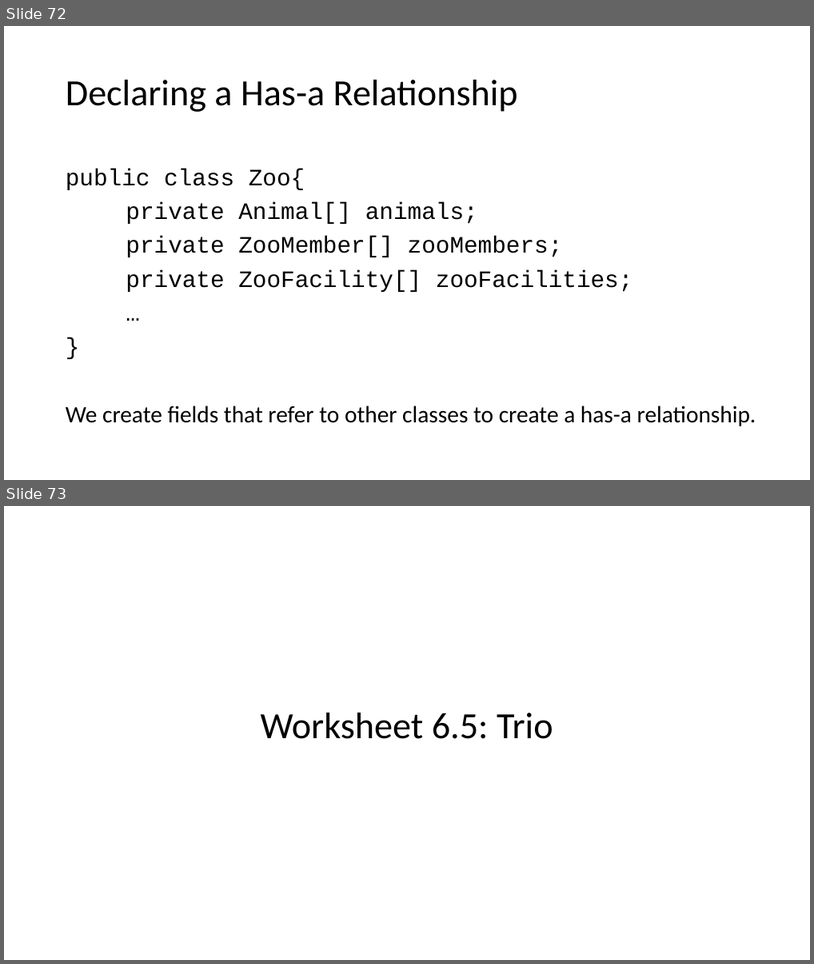
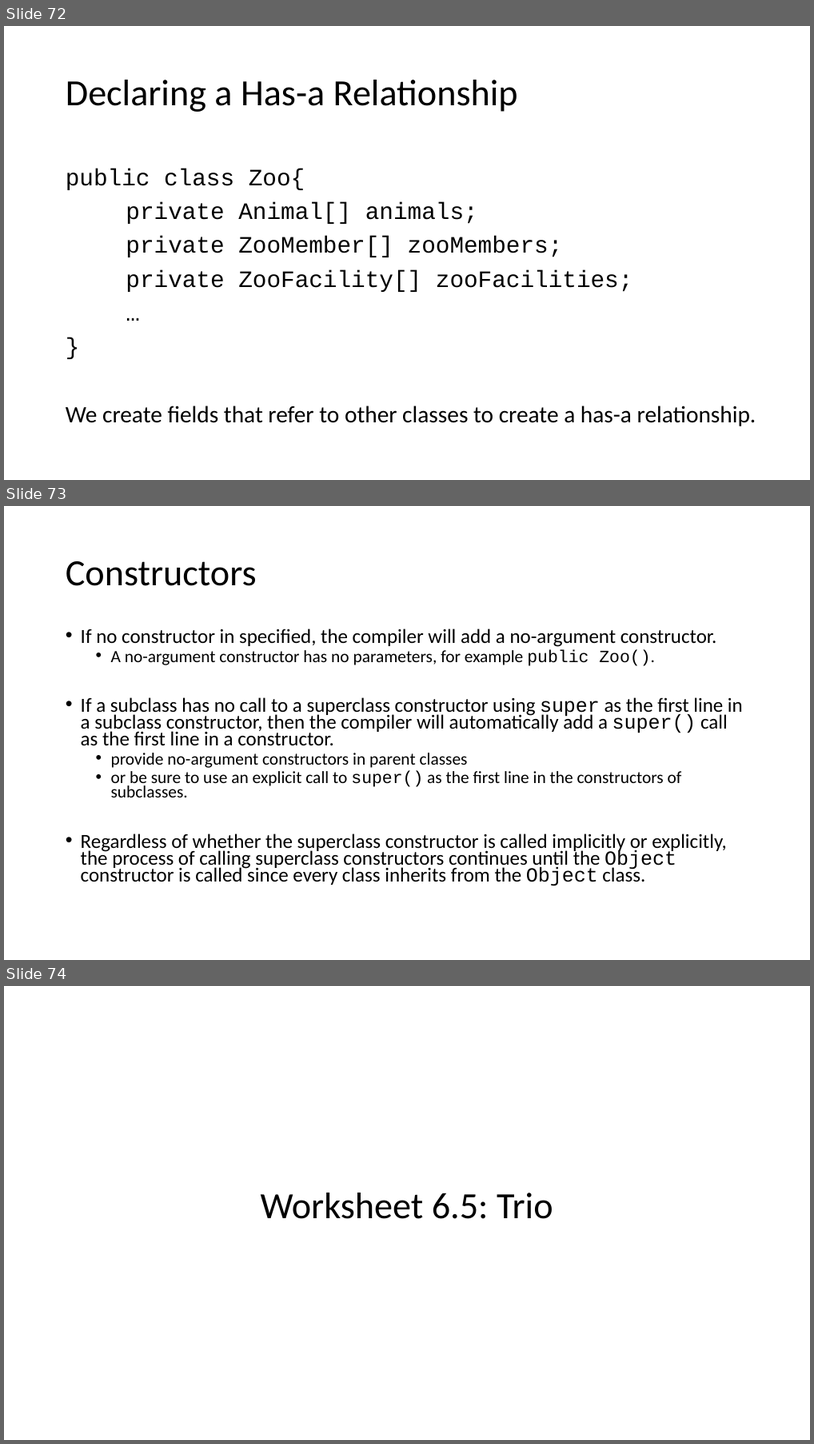
Before and after one commit to TEALSK12/apcsa-public, a slide deck: curriculum/Unit6/Unit6.pptx. Shown one above the other, each under a label of ours: slides 72 and 73 before the commit, slides 72, 73 and 74 after it. The pictures are 814x964 and 814x1444 pixels, drawn with LibreOffice and Linux fonts; fonts in the diff are those of the drawing. Boxes give left, top, right and bottom in pixels: in the first picture for what was removed or moved away, otherwise in the second. Text is boxed around its words. In the diff, an @@ line names an element or a change of style, - is before the commit and + after.

Commit message:
Add slide 73 on Contructors

```diff
--- a/curriculum/Unit6/Unit6.pptx
+++ b/curriculum/Unit6/Unit6.pptx
@@ slide 73 added at (4,506,810,960), background #FFFFFF @@
@@ title added at (66,561,257,586), 44 pt, text #000000 @@
+Constructors
@@ text added at (81,628,743,886), 23.8 pt, text #000000 @@
+• If no constructor in specified, the compiler will add a no-argument constructor.
+  • A no-argument constructor has no parameters, for example public Zoo().
+• If a subclass has no call to a superclass constructor using super as the first line in a subclass constructor, then the compiler will automatically add a super() call as the first line in a constructor.
+  • provide no-argument constructors in parent classes
+  • or be sure to use an explicit call to super() as the first line in the constructors of subclasses.
+• Regardless of whether the superclass constructor is called implicitly or explicitly, the process of calling superclass constructors continues until the Object constructor is called since every class inherits from the Object class.
@@ what was slide 73 is now slide 74 @@
```
